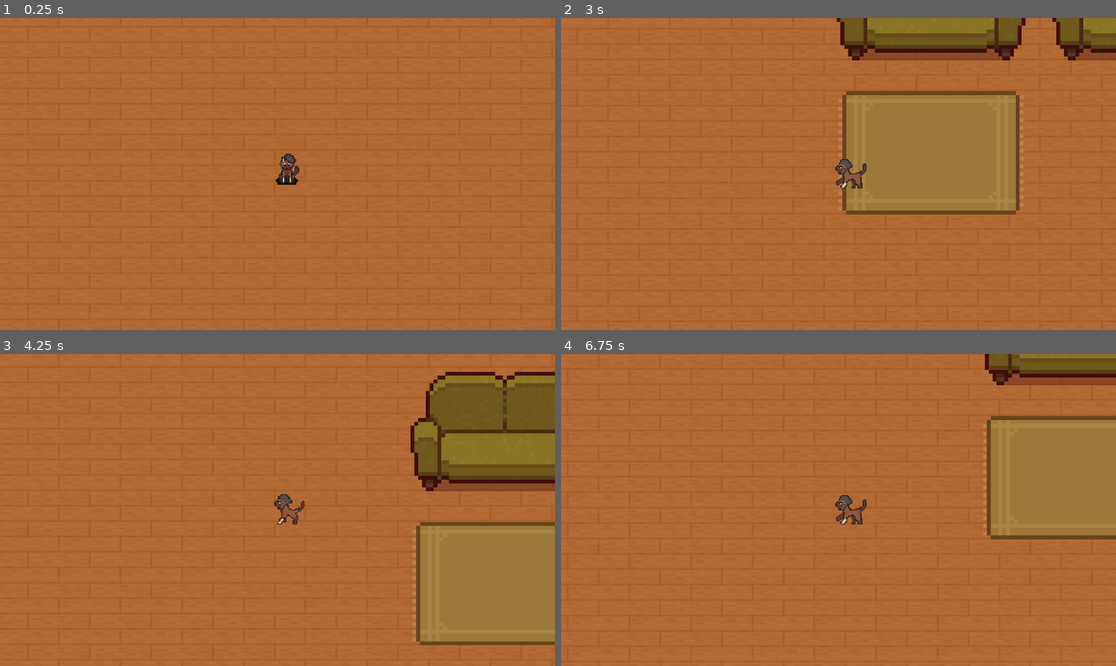
Above: before the commit, frames 1-4 (two rows, left to right).
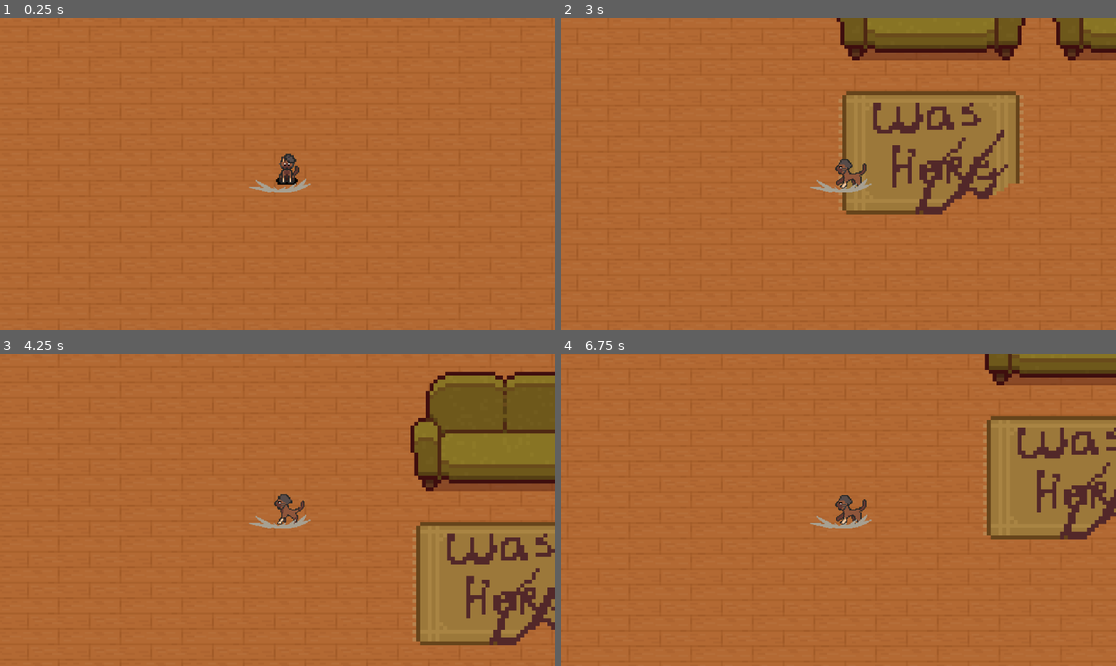
Above: after the commit, the same moments.

Repository: ComittedComitter/Le-Mao
Game: Godot game, scene res://Main.tscn
The game is run twice, just before and just after one commit, with the same random seed, the same clock (stepped at 60 frames per second) and the same inputs.
Inputs:
- Up to frame 1 (0.25 s): no input
- Up to frame 2 (3 s): hold D (right) 0.53-1.28 s; hold Space (wreck_button) 0.53-1.28 s; hold S (down) 1.28-2.03 s; tap Space (wreck_button) at 1.35, 2.85 s; hold D (right) 2.03-2.78 s; hold Space (wreck_button) 2.03-2.78 s; hold W (up) from 2.78 s (still down)
- Up to frame 3 (4.25 s): release W (up) at 3.53 s; hold A (left) from 3.53 s (still down); hold Space (wreck_button) from 3.53 s (still down)
- Up to frame 4 (6.75 s): release Space (wreck_button) at 4.28 s; tap Space (wreck_button) at 4.35, 5.85 s; release A (left) at 5.03 s; hold S (down) 5.03-5.78 s; hold Space (wreck_button) 5.03-5.78 s; hold D (right) 5.78-6.53 s; hold W (up) from 6.53 s (still down); hold Space (wreck_button) from 6.53 s (still down)

The runs differ from the first frame. In frame 1, 0.2% of the frame differs, in the area x 44-57%, y 51-56%; in frame 2, 3.0%, in the area x 44-84%, y 27-64%; in frame 3, 2.3%; in frame 4, 2.1%.

Commit message:
non functioning fx

Diff:
--- a/GameObjects/ChangeFX.tscn
+++ b/GameObjects/ChangeFX.tscn
@@ -1,6 +1,7 @@
-[gd_scene load_steps=15 format=3 uid="uid://cj2lx6llwgllv"]
+[gd_scene load_steps=16 format=3 uid="uid://cj2lx6llwgllv"]
 
 [ext_resource type="Texture2D" uid="uid://dsc4rxk12aq8t" path="res://Assets/Dust/BIG IMPACT SMOKE.png" id="1_4rjch"]
+[ext_resource type="Script" path="res://Scripts/ChangeFX.gd" id="2_rouxj"]
 
 [sub_resource type="AtlasTexture" id="AtlasTexture_lqglb"]
 atlas = ExtResource("1_4rjch")
@@ -90,16 +91,14 @@
 "texture": SubResource("AtlasTexture_ij8ar")
 }],
 "loop": true,
-"name": &"default",
+"name": &"poof",
 "speed": 30.0
-}, {
-"frames": [],
-"loop": true,
-"name": &"new_animation",
-"speed": 5.0
 }]
 
 [node name="AnimatedSprite2D" type="AnimatedSprite2D"]
+z_index = 10
+position = Vector2(0, 24)
 sprite_frames = SubResource("SpriteFrames_vwydv")
-frame = 11
-frame_progress = 0.66912
+animation = &"poof"
+offset = Vector2(0, -24)
+script = ExtResource("2_rouxj")
--- a/GameObjects/bookshelf.tscn
+++ b/GameObjects/bookshelf.tscn
@@ -17,3 +17,5 @@
 [node name="CollisionShape2D" type="CollisionShape2D" parent="."]
 position = Vector2(0, 14.5)
 shape = SubResource("RectangleShape2D_217mn")
+
+[node name="wrecked_bkshelf" type="Sprite2D" parent="."]
--- a/GameObjects/carpet.tscn
+++ b/GameObjects/carpet.tscn
@@ -1,8 +1,11 @@
-[gd_scene load_steps=2 format=3 uid="uid://vvpte0warync"]
+[gd_scene load_steps=4 format=3 uid="uid://vvpte0warync"]
 
+[ext_resource type="Script" path="res://Scripts/carpet.gd" id="1_5fgn3"]
 [ext_resource type="Texture2D" uid="uid://chs5qi7w1inv4" path="res://Assets/Top-Down_Retro_Interior/FurnitureState2.png" id="1_ibl05"]
+[ext_resource type="Texture2D" uid="uid://bq4w0skp37df3" path="res://Assets/FurnitureBrokenState.png" id="3_2ktnx"]
 
-[node name="Carpet" type="Node2D"]
+[node name="Carpet" type="Node2D" groups=["furniture"]]
+script = ExtResource("1_5fgn3")
 
 [node name="Sprite2D" type="Sprite2D" parent="."]
 z_index = 1
@@ -10,3 +13,11 @@
 texture = ExtResource("1_ibl05")
 region_enabled = true
 region_rect = Rect2(160, 32, 48, 32)
+
+[node name="Sprite2D2" type="Sprite2D" parent="."]
+visible = false
+z_index = 1
+scale = Vector2(2, 2)
+texture = ExtResource("3_2ktnx")
+region_enabled = true
+region_rect = Rect2(160, 32, 48, 32)
--- a/GameObjects/cat.tscn
+++ b/GameObjects/cat.tscn
@@ -1,7 +1,8 @@
-[gd_scene load_steps=62 format=3 uid="uid://48225o6p4g2e"]
+[gd_scene load_steps=63 format=3 uid="uid://48225o6p4g2e"]
 
 [ext_resource type="Script" path="res://Scripts/cat.gd" id="1_oqd8u"]
 [ext_resource type="Texture2D" uid="uid://cau8vtoaqtvq1" path="res://Assets/cat-walking.png" id="2_8mu43"]
+[ext_resource type="PackedScene" uid="uid://cj2lx6llwgllv" path="res://GameObjects/ChangeFX.tscn" id="2_ayhvn"]
 [ext_resource type="Texture2D" uid="uid://bxtiblgybmubq" path="res://Assets/lmao attack.png" id="2_esua4"]
 [ext_resource type="Texture2D" uid="uid://c7oja2gqfokwd" path="res://Assets/idle.png" id="3_dljy6"]
 [ext_resource type="Texture2D" uid="uid://bfil2aqefp3w5" path="res://Assets/cat-walking-hatside.png" id="5_0mhsx"]
@@ -419,6 +420,7 @@
 z_index = 1
 scale = Vector2(0.35, 0.35)
 script = ExtResource("1_oqd8u")
+wreck_tscn = ExtResource("2_ayhvn")
 
 [node name="CollisionShape2D" type="CollisionShape2D" parent="."]
 position = Vector2(14.5, -0.5)
@@ -430,3 +432,6 @@
 scale = Vector2(2, 2)
 sprite_frames = SubResource("SpriteFrames_6h1fx")
 animation = &"Idle"
+
+[node name="Poof_Animation" parent="." instance=ExtResource("2_ayhvn")]
+script = null
--- a/GameObjects/chair.tscn
+++ b/GameObjects/chair.tscn
@@ -1,16 +1,25 @@
-[gd_scene load_steps=3 format=3 uid="uid://b3wqr3o340601"]
+[gd_scene load_steps=5 format=3 uid="uid://b3wqr3o340601"]
 
+[ext_resource type="Script" path="res://Scripts/chair.gd" id="1_i7okw"]
 [ext_resource type="Texture2D" uid="uid://chs5qi7w1inv4" path="res://Assets/Top-Down_Retro_Interior/FurnitureState2.png" id="1_mfq4a"]
+[ext_resource type="Texture2D" uid="uid://bq4w0skp37df3" path="res://Assets/FurnitureBrokenState.png" id="3_e7lkh"]
 
 [sub_resource type="RectangleShape2D" id="RectangleShape2D_lkmed"]
 size = Vector2(14, 10.5)
 
-[node name="Chair_back" type="StaticBody2D"]
+[node name="Chair_back" type="StaticBody2D" groups=["furniture"]]
 z_index = 2
 scale = Vector2(2, 2)
+script = ExtResource("1_i7okw")
 
 [node name="Sprite2D" type="Sprite2D" parent="."]
+visible = false
 texture = ExtResource("1_mfq4a")
+region_enabled = true
+region_rect = Rect2(160, 10, 16, 21)
+
+[node name="Sprite2D2" type="Sprite2D" parent="."]
+texture = ExtResource("3_e7lkh")
 region_enabled = true
 region_rect = Rect2(160, 10, 16, 21)
 
--- a/GameObjects/chair_down.tscn
+++ b/GameObjects/chair_down.tscn
@@ -5,7 +5,7 @@
 [sub_resource type="RectangleShape2D" id="RectangleShape2D_gjhu8"]
 size = Vector2(14, 12)
 
-[node name="Chair_front" type="StaticBody2D"]
+[node name="Chair_front" type="StaticBody2D" groups=["furniture"]]
 z_index = 2
 scale = Vector2(2, 2)
 
--- a/GameObjects/clock.tscn
+++ b/GameObjects/clock.tscn
@@ -1,13 +1,16 @@
-[gd_scene load_steps=3 format=3 uid="uid://b0b3ma28288qk"]
+[gd_scene load_steps=5 format=3 uid="uid://b0b3ma28288qk"]
 
 [ext_resource type="Texture2D" uid="uid://chs5qi7w1inv4" path="res://Assets/Top-Down_Retro_Interior/FurnitureState2.png" id="1_i41g8"]
+[ext_resource type="Script" path="res://Scripts/clock.gd" id="1_sau1b"]
+[ext_resource type="Texture2D" uid="uid://bq4w0skp37df3" path="res://Assets/FurnitureBrokenState.png" id="3_qlf0g"]
 
 [sub_resource type="RectangleShape2D" id="RectangleShape2D_8d144"]
 size = Vector2(20, 15)
 
-[node name="Clock" type="StaticBody2D"]
+[node name="Clock" type="StaticBody2D" groups=["furniture"]]
 z_index = 2
 scale = Vector2(2, 2)
+script = ExtResource("1_sau1b")
 
 [node name="Sprite2D" type="Sprite2D" parent="."]
 texture_filter = 1
@@ -15,6 +18,13 @@
 region_enabled = true
 region_rect = Rect2(70, 112, 21, 46)
 
+[node name="Sprite2D2" type="Sprite2D" parent="."]
+visible = false
+texture_filter = 1
+texture = ExtResource("3_qlf0g")
+region_enabled = true
+region_rect = Rect2(70, 112, 21, 46)
+
 [node name="CollisionShape2D" type="CollisionShape2D" parent="."]
 position = Vector2(0, 15.5)
 shape = SubResource("RectangleShape2D_8d144")
--- a/GameObjects/couch.tscn
+++ b/GameObjects/couch.tscn
@@ -1,15 +1,15 @@
 [gd_scene load_steps=5 format=3 uid="uid://do0s1ntqlsfy6"]
 
-[ext_resource type="Script" path="res://Scripts/couch.gd" id="1_7j287"]
+[ext_resource type="Script" path="res://Scripts/couch.gd" id="1_ih1p0"]
 [ext_resource type="Texture2D" uid="uid://chs5qi7w1inv4" path="res://Assets/Top-Down_Retro_Interior/FurnitureState2.png" id="1_wrwon"]
-[ext_resource type="Texture2D" uid="uid://ceob1vbjsxme7" path="res://Assets/Top-Down_Retro_Interior/FurnitureState1.png" id="3_ppo87"]
+[ext_resource type="Texture2D" uid="uid://bq4w0skp37df3" path="res://Assets/FurnitureBrokenState.png" id="3_or5vr"]
 
 [sub_resource type="RectangleShape2D" id="RectangleShape2D_ntp51"]
 size = Vector2(95, 37)
 
 [node name="StaticBody2D" type="StaticBody2D" groups=["furniture"]]
 z_index = 2
-script = ExtResource("1_7j287")
+script = ExtResource("1_ih1p0")
 
 [node name="Sprite2D" type="Sprite2D" parent="."]
 z_index = 2
@@ -26,6 +26,6 @@
 visible = false
 z_index = 2
 scale = Vector2(2, 2)
-texture = ExtResource("3_ppo87")
+texture = ExtResource("3_or5vr")
 region_enabled = true
 region_rect = Rect2(88, 160, 49, 32)
--- a/GameObjects/table.tscn
+++ b/GameObjects/table.tscn
@@ -1,16 +1,25 @@
-[gd_scene load_steps=3 format=3 uid="uid://e7fo42nov8ng"]
+[gd_scene load_steps=5 format=3 uid="uid://e7fo42nov8ng"]
 
+[ext_resource type="Script" path="res://Scripts/table.gd" id="1_1kqpb"]
 [ext_resource type="Texture2D" uid="uid://chs5qi7w1inv4" path="res://Assets/Top-Down_Retro_Interior/FurnitureState2.png" id="1_ktnm2"]
+[ext_resource type="Texture2D" uid="uid://bq4w0skp37df3" path="res://Assets/FurnitureBrokenState.png" id="3_f0q4u"]
 
 [sub_resource type="RectangleShape2D" id="RectangleShape2D_0ib44"]
 size = Vector2(3, 22.5)
 
-[node name="Table" type="StaticBody2D"]
+[node name="Table" type="StaticBody2D" groups=["furniture"]]
 z_index = 2
 scale = Vector2(2, 2)
+script = ExtResource("1_1kqpb")
 
 [node name="Sprite2D" type="Sprite2D" parent="."]
 texture = ExtResource("1_ktnm2")
+region_enabled = true
+region_rect = Rect2(0, 32, 48, 30)
+
+[node name="Sprite2D2" type="Sprite2D" parent="."]
+visible = false
+texture = ExtResource("3_f0q4u")
 region_enabled = true
 region_rect = Rect2(0, 32, 48, 30)
 
--- /dev/null
+++ b/Scripts/ChangeFX.gd
@@ -0,0 +1,11 @@
+extends AnimatedSprite2D
+
+
+# Called when the node enters the scene tree for the first time.
+func _ready():
+	play("poof")
+
+
+# Called every frame. 'delta' is the elapsed time since the previous frame.
+func _process(delta):
+	pass
--- /dev/null
+++ b/Scripts/carpet.gd
@@ -0,0 +1,12 @@
+extends Node2D
+
+@onready var sprite_2d = $Sprite2D
+@onready var sprite_2d_2 = $Sprite2D2
+
+var wrecked = false
+
+func wreck():
+	if !wrecked:
+		sprite_2d.visible = false
+		sprite_2d_2.visible = true
+		wrecked = true
--- a/Scripts/cat.gd
+++ b/Scripts/cat.gd
@@ -5,6 +5,7 @@
 const reach = 60
 
 @onready var cat_animation = $Cat_Animation
+@export var wreck_tscn: PackedScene
 
 var objects_to_check
 var nearest_obj_distance = 0
@@ -35,6 +36,9 @@
 		if nearest_object != null:
 			if nearest_obj_distance < reach:
 				if nearest_object.has_method("wreck"):
+					var wreck_animation = wreck_tscn.instantiate()
+					add_child(wreck_animation)
+					wreck_animation.position = nearest_object.get_position()
 					nearest_object.wreck()
 		else:
 			print("Nope")
--- /dev/null
+++ b/Scripts/chair.gd
@@ -0,0 +1,13 @@
+extends StaticBody2D
+
+@onready var sprite_2d = $Sprite2D
+@onready var sprite_2d_2 = $Sprite2D2
+
+var wrecked = false
+
+
+func wreck():
+	if !wrecked:
+		sprite_2d.visible = false
+		sprite_2d_2.visible = true
+		wrecked = true
--- /dev/null
+++ b/Scripts/clock.gd
@@ -0,0 +1,13 @@
+extends StaticBody2D
+
+@onready var sprite_2d = $Sprite2D
+@onready var sprite_2d_2 = $Sprite2D2
+
+var wrecked = false
+
+
+func wreck():
+	if !wrecked:
+		sprite_2d.visible = false
+		sprite_2d_2.visible = true
+		wrecked = true
--- /dev/null
+++ b/Scripts/table.gd
@@ -0,0 +1,13 @@
+extends StaticBody2D
+
+@onready var sprite_2d = $Sprite2D
+@onready var sprite_2d_2 = $Sprite2D2
+
+var wrecked = false
+
+
+func wreck():
+	if !wrecked:
+		sprite_2d.visible = false
+		sprite_2d_2.visible = true
+		wrecked = true
Not shown, added: Assets/FurnitureBrokenState.png.import
